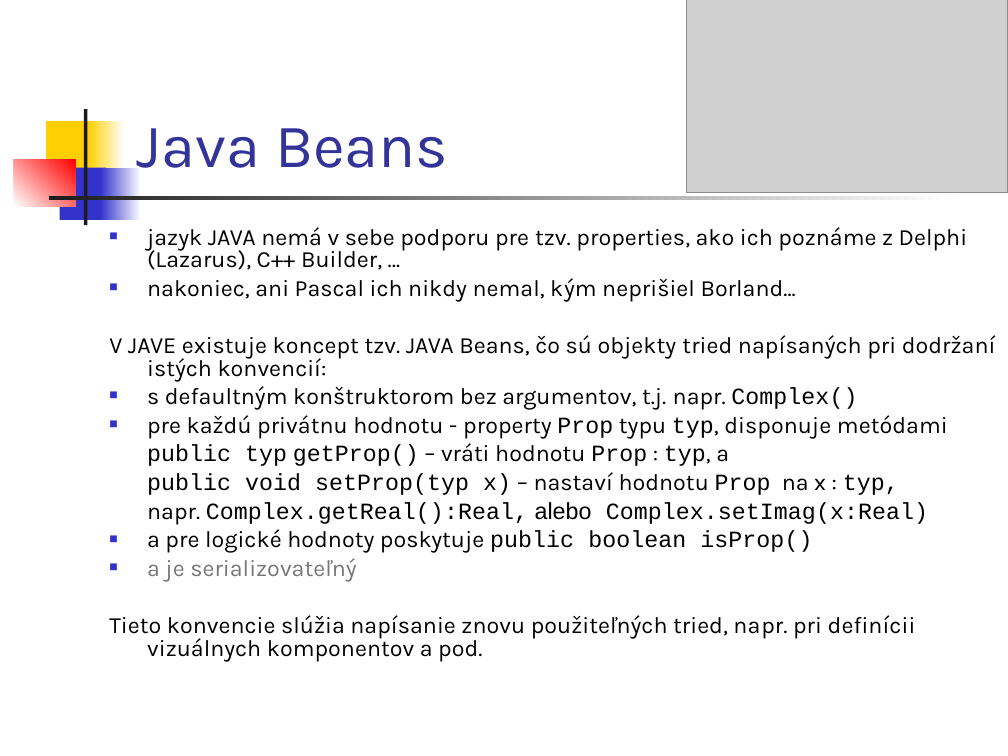
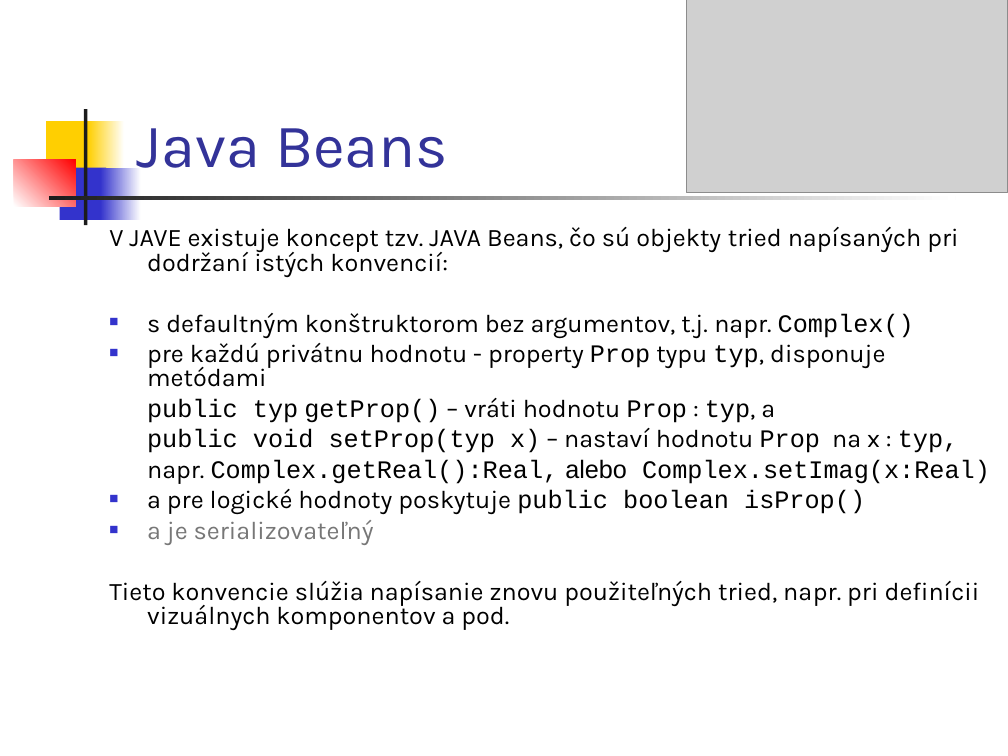
Before and after one commit to Programovanie4/Prednasky, a slide deck: slide 11 of 03/03_java.ppt (slide 8 before the commit). Drawn at 1008x756 pixels with LibreOffice and Linux fonts; fonts in the diff are those of the drawing; grey boxes stand for pictures. Boxes give left, top, right and bottom in pixels: in the first picture for what was removed or moved away, otherwise in the second. Text is boxed around its words. In the diff, an @@ line names an element or a change of style, - is before the commit and + after.

```diff
--- a/03/03_java.ppt
+++ b/03/03_java.ppt
@@ text "V JAVE existuje koncept tzv. ..." at box(109, 227, 990, 630): size 16.6 to 18 pt @@
@@ text at box(147, 227, 968, 301): paragraphs removed @@
-■ jazyk JAVA nemá v sebe podporu pre tzv. properties, ako ich poznáme z Delphi (Lazarus), C++ Builder, …
-■ nakoniec, ani Pascal ich nikdy nemal, kým neprišiel Borland...
```
Also in this commit, not shown: 8 other slides changed, 6 slides added, 1 other file.
